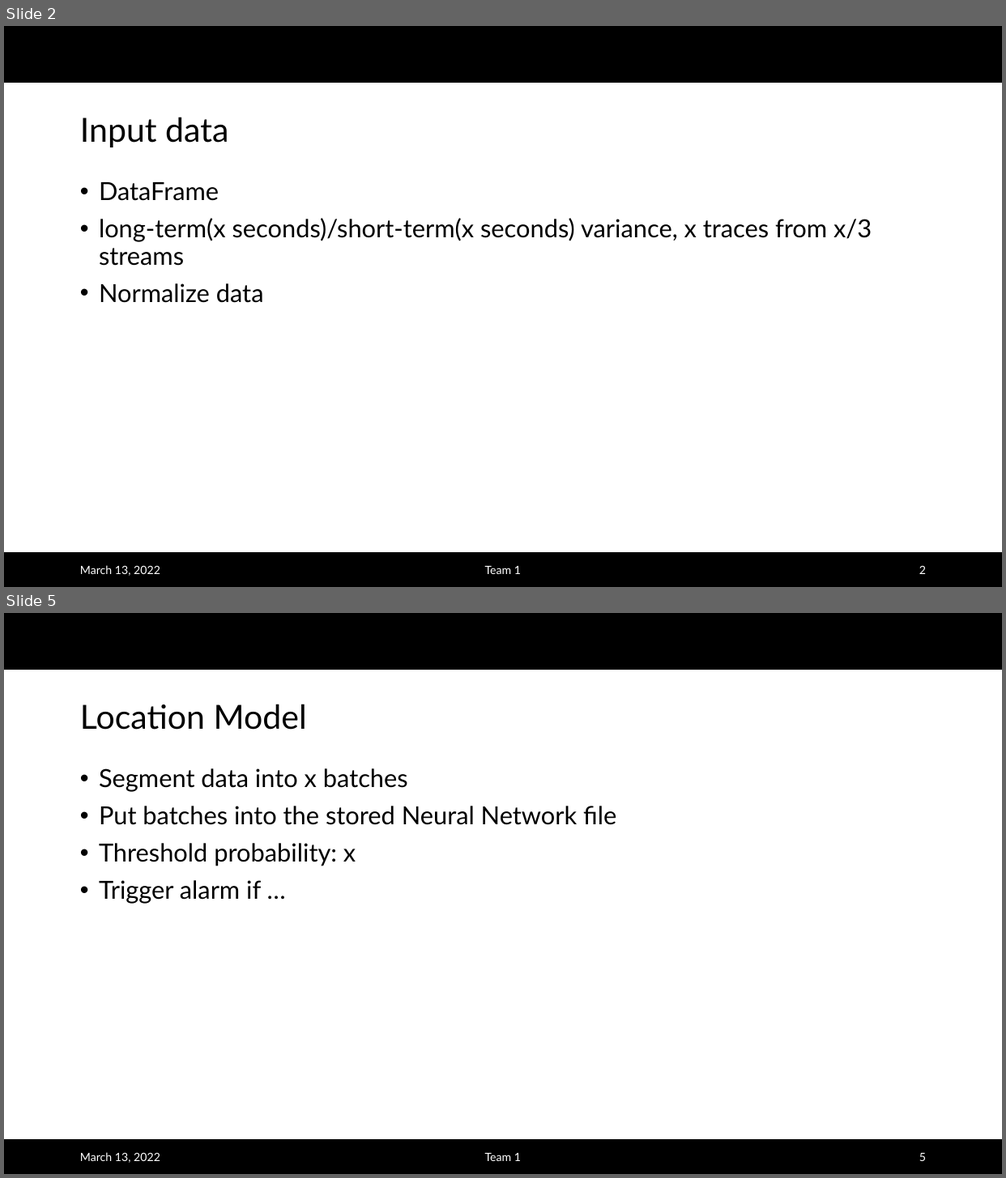
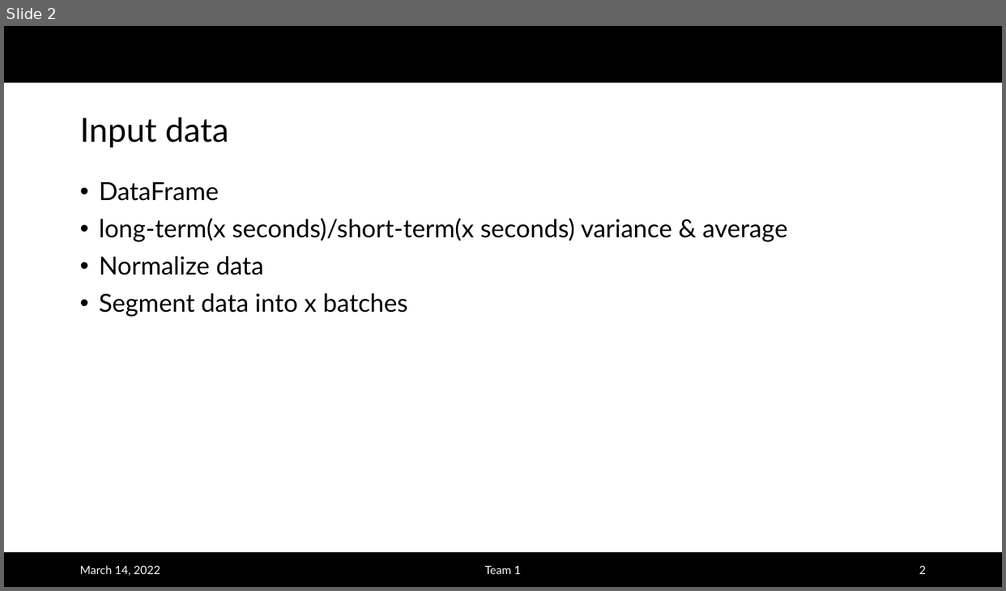
Before and after one commit to albertlk/grillochallenge, a slide deck: Challenge_Team1.pptx. Shown one above the other, each under a label of ours: slides 2 and 5 before the commit, slide 2 after it; the slides between them are not shown. The pictures are 1006x1178 and 1006x591 pixels, drawn with LibreOffice and Linux fonts; fonts in the diff are those of the drawing; background and template pictures are left out. Boxes give left, top, right and bottom in pixels: in the first picture for what was removed or moved away, otherwise in the second. Text is boxed around its words. In the diff, an @@ line names an element or a change of style, - is before the commit and + after.

```diff
--- a/Challenge_Team1.pptx
+++ b/Challenge_Team1.pptx
@@ slide 5 removed at [4,613,1002,1174], background #FFFFFF; not listed: 2 template elements that a slide beside it also shows @@
@@ title removed at [80,704,307,730] @@
-Location Model
@@ text removed at [99,769,616,904] @@
-• Segment data into x batches
-• Put batches into the stored Neural Network file
-• Threshold probability: x
-• Trigger alarm if …
@@ text removed at [80,1152,160,1163] @@
-March 13, 2022
@@ text removed at [485,1153,521,1161] @@
-Team 1
@@ page number removed at [919,1153,926,1161] @@
-5
@@ slide 2 changed as well @@
@@ text at [99,218,787,242]: text changed @@
-• long-term(x seconds)/short-term(x seconds) variance, x traces from x/3 streams
+• long-term(x seconds)/short-term(x seconds) variance & average
@@ text at [99,293,408,317]: paragraph added @@
+• Segment data into x batches
@@ text at [80,565,160,576]: text changed @@
-March 13, 2022
+March 14, 2022
```
Also in this commit, not shown: 3 other slides changed, 1 other slide removed.
